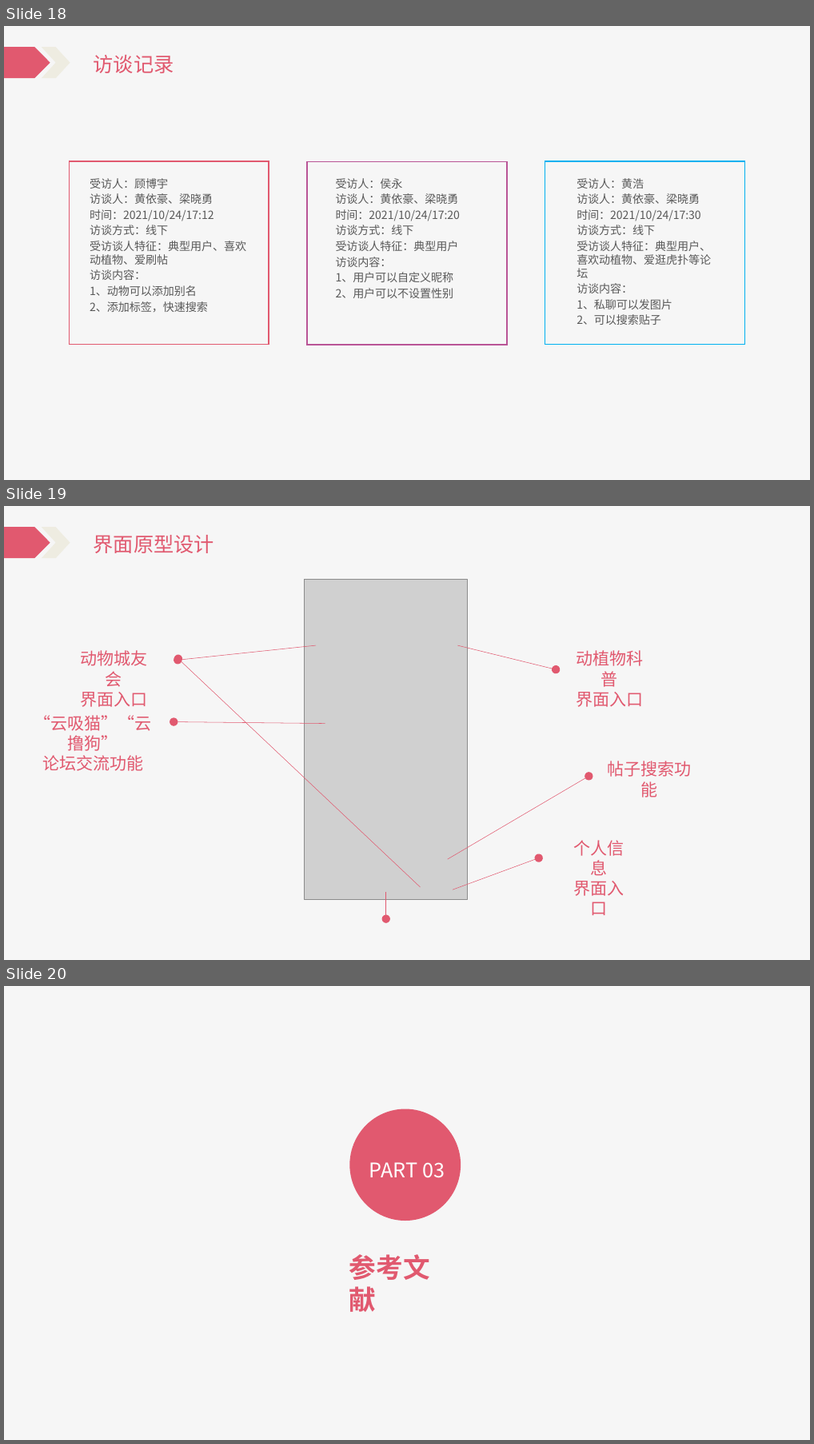
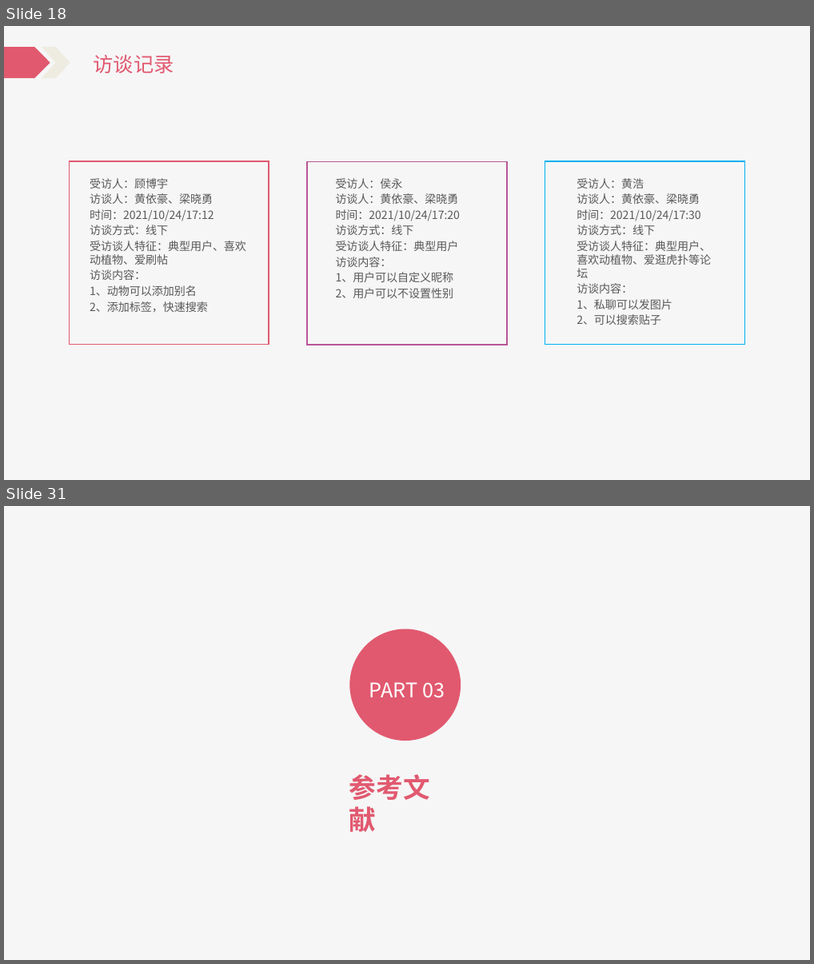
Before and after one commit to Katashixz/ZUCCbiosphere, a slide deck: 软件需求规格说明/SE2021-G005-软件需求说明.pptx. Shown one above the other, each under a label of ours: slides 18, 19 and 20 before the commit, slides 18 and 31 after it; the slides between them are not shown. The pictures are 814x1444 and 814x964 pixels, drawn with LibreOffice and Linux fonts; fonts in the diff are those of the drawing; grey boxes stand for pictures. Boxes give left, top, right and bottom in pixels: in the first picture for what was removed or moved away, otherwise in the second. Text is boxed around its words. In the diff, an @@ line names an element or a change of style, - is before the commit and + after.

```diff
--- a/软件需求规格说明/SE2021-G005-软件需求说明.pptx
+++ b/软件需求规格说明/SE2021-G005-软件需求说明.pptx
@@ slide 19 removed at bbox=[4, 506, 810, 960], background #FFFFFF; not listed: 3 template elements that a slide beside it also shows @@
@@ rectangle removed at bbox=[82, 524, 178, 556] @@
@@ text removed at bbox=[91, 535, 172, 553] @@
-项目介绍
@@ text removed at bbox=[94, 535, 214, 553] @@
-界面原型设计
@@ picture removed at bbox=[305, 579, 468, 900] @@
@@ arrow removed from (316, 645) to (178, 660) @@
@@ arrow removed from (458, 645) to (556, 669) @@
@@ text removed at bbox=[80, 650, 147, 707] @@
-动物城友会
-界面入口
@@ arrow removed from (421, 887) to (178, 659) @@
@@ text removed at bbox=[576, 650, 643, 707] @@
-动植物科普
-界面入口
@@ text removed at bbox=[34, 715, 152, 771] @@
-“云吸猫”“云撸狗”
-论坛交流功能
@@ arrow removed from (326, 723) to (174, 722) @@
@@ text removed at bbox=[607, 760, 691, 797] @@
-帖子搜索功能
@@ arrow removed from (448, 860) to (589, 776) @@
@@ text removed at bbox=[574, 840, 625, 915] @@
-个人信息
-界面入口
@@ arrow removed from (453, 889) to (539, 857) @@
@@ arrow removed from (386, 892) to (386, 919) @@
@@ what was slide 20 is now slide 31 @@
```
Also in this commit, not shown: 4 slides changed, 12 slides added, 14 other files.
